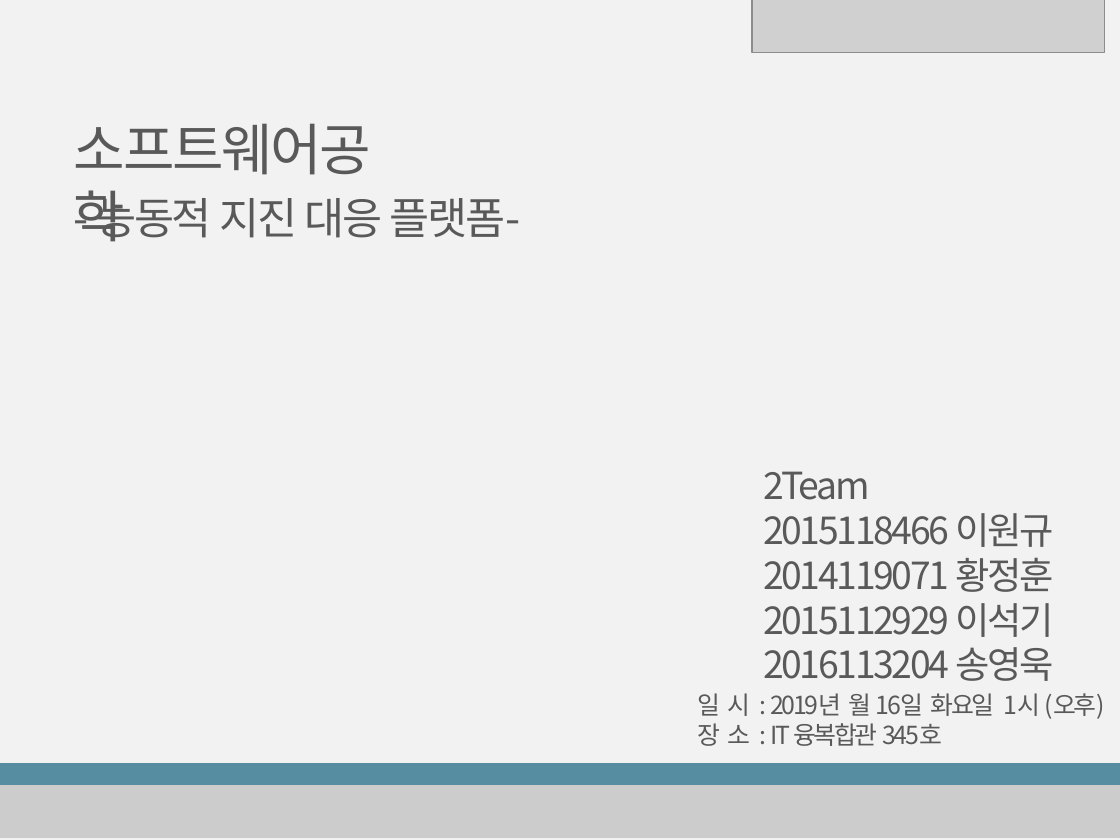
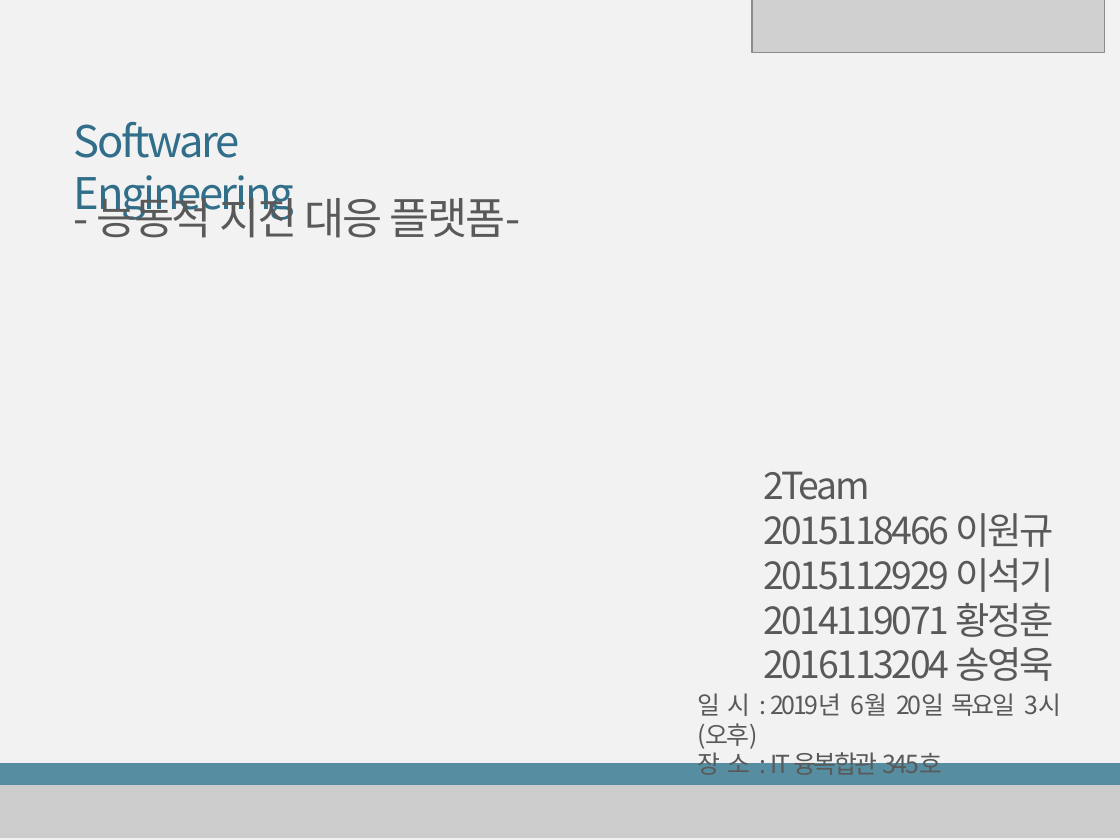
Before and after one commit to WongyuLee/KNU_SoftwareEngineering_2Team, a slide deck: slide 1 of doc/SoftwareEngineering_2Team(최종).pptx. Drawn at 1120x840 pixels with LibreOffice and Linux fonts; fonts in the diff are those of the drawing; grey boxes stand for pictures. Boxes give left, top, right and bottom in pixels: in the first picture for what was removed or moved away, otherwise in the second. Text is boxed around its words. In the diff, an @@ line names an element or a change of style, - is before the commit and + after.

```diff
--- a/doc/SoftwareEngineering_2Team(최종).pptx
+++ b/doc/SoftwareEngineering_2Team(최종).pptx
@@ text at (74,121,294,220): text changed; size 36 to 28 pt; text colour #595959 to #306E89 @@
-소프트웨어공학
+Software Engineering
@@ text at (763,558,1053,592): paragraph added @@
+2015112929 이석기
@@ text at (763,603,1053,637): paragraph removed @@
-2015112929 이석기
@@ text at (698,693,1061,749): text changed @@
-일 시 : 2019년 월 16일 화요일 1시 (오후)
+일 시 : 2019년 6월 20일 목요일 3시 (오후)
```
Also in this commit, not shown: 5 other slides changed, 6 slides added, 5 slides removed, 2 other files.
